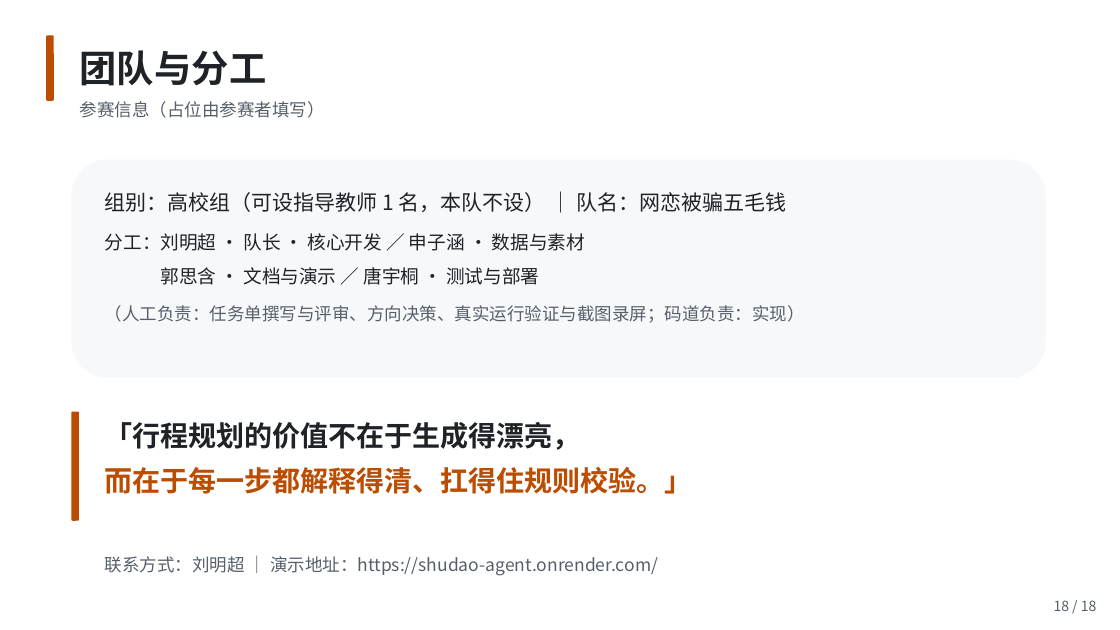
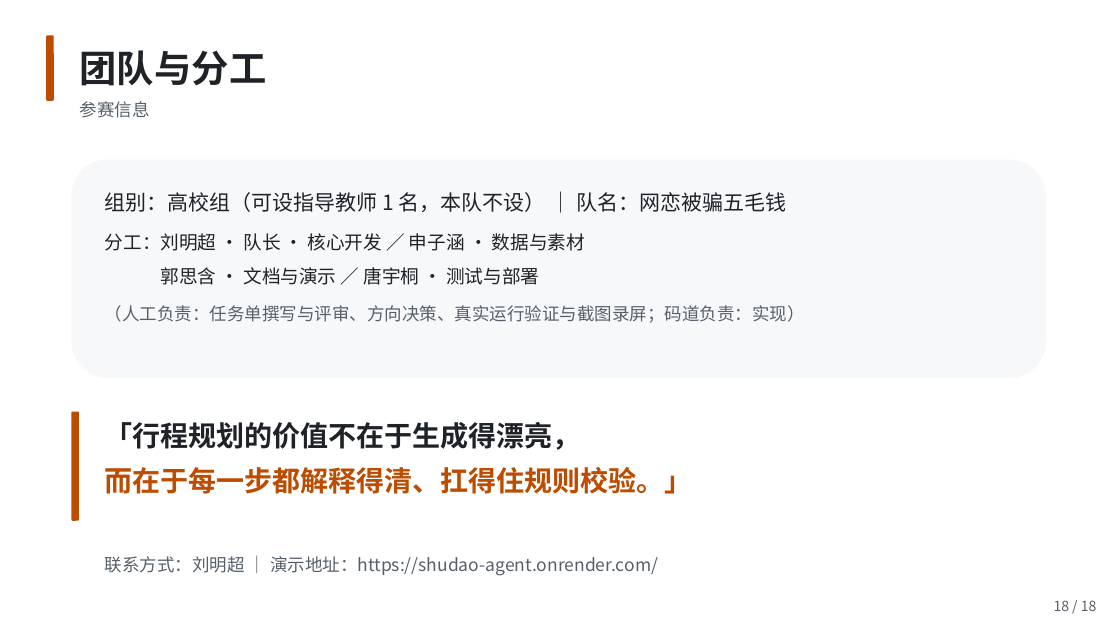
Before and after one commit to josndkosa/shudao-agent, a slide deck: slide 18 of ppt/蜀道智行.pptx. Drawn at 1120x630 pixels with LibreOffice and Linux fonts; fonts in the diff are those of the drawing. Boxes give left, top, right and bottom in pixels: in the first picture for what was removed or moved away, otherwise in the second. Text is boxed around its words. In the diff, an @@ line names an element or a change of style, - is before the commit and + after.

Commit message:
feat(ppt): 截图真嵌入 PPT——取代「待补录」虚线占位框 [prompt 03M]
交付素材已补齐后，PPT 里两处虚线占位框（「截图待补录：player.png / map.png」）必须换成真实截图，
否则评委看到的是「还没录」的半成品。

· 新增 shot()：PIL 裁剪 → 等比缩放（LANCZOS，DPI=200）→ 嵌进幻灯片，带细边框与出处说明。
  缺图时如实标注「截图缺失」——绝不画假界面（本项目一贯纪律）。
· 裁剪是必需的：1920px 整屏截图塞进 4.7in 右栏时文字完全不可读。
  改为「正文在上 + 整幅图在下（11.6in 宽）」+ 裁到关键区域（事件日志行 / 双城图幅），
  文字放大约 2.5 倍，现在序号/阶段/事件/「因为…」决策理由逐条可读。
· slide18 副标题「参赛信息（占位由参赛者填写）」→「参赛信息」（已填）。
· 文件头素材口径说明同步更新。

pptx 501KB→? ；pdf 501KB→813KB（图已嵌入的证据）。18 页页数与版式其余部分不变。

```diff
--- a/ppt/蜀道智行.pptx
+++ b/ppt/蜀道智行.pptx
@@ text at [80, 101, 150, 118]: text changed @@
-参赛信息（占位由参赛者填写）
+参赛信息
```
Also in this commit, not shown: 2 other slides changed, 2 other files.
